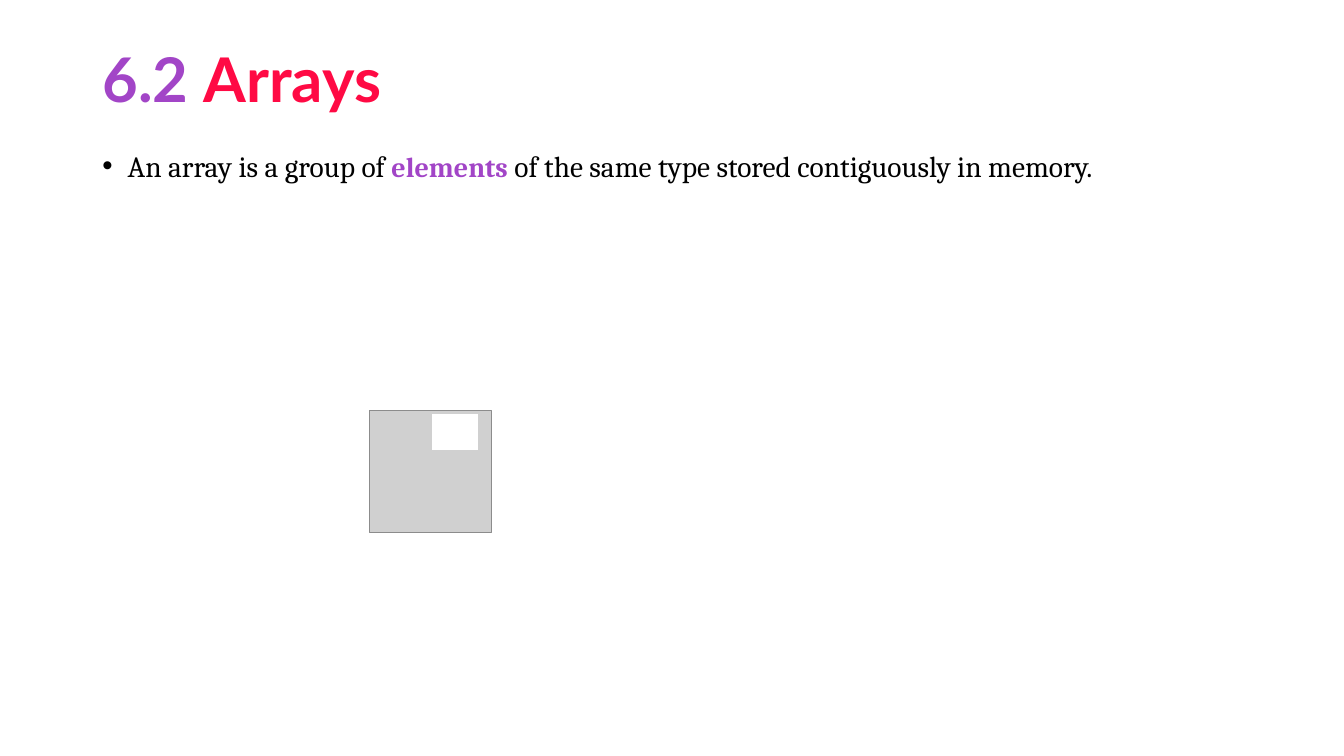
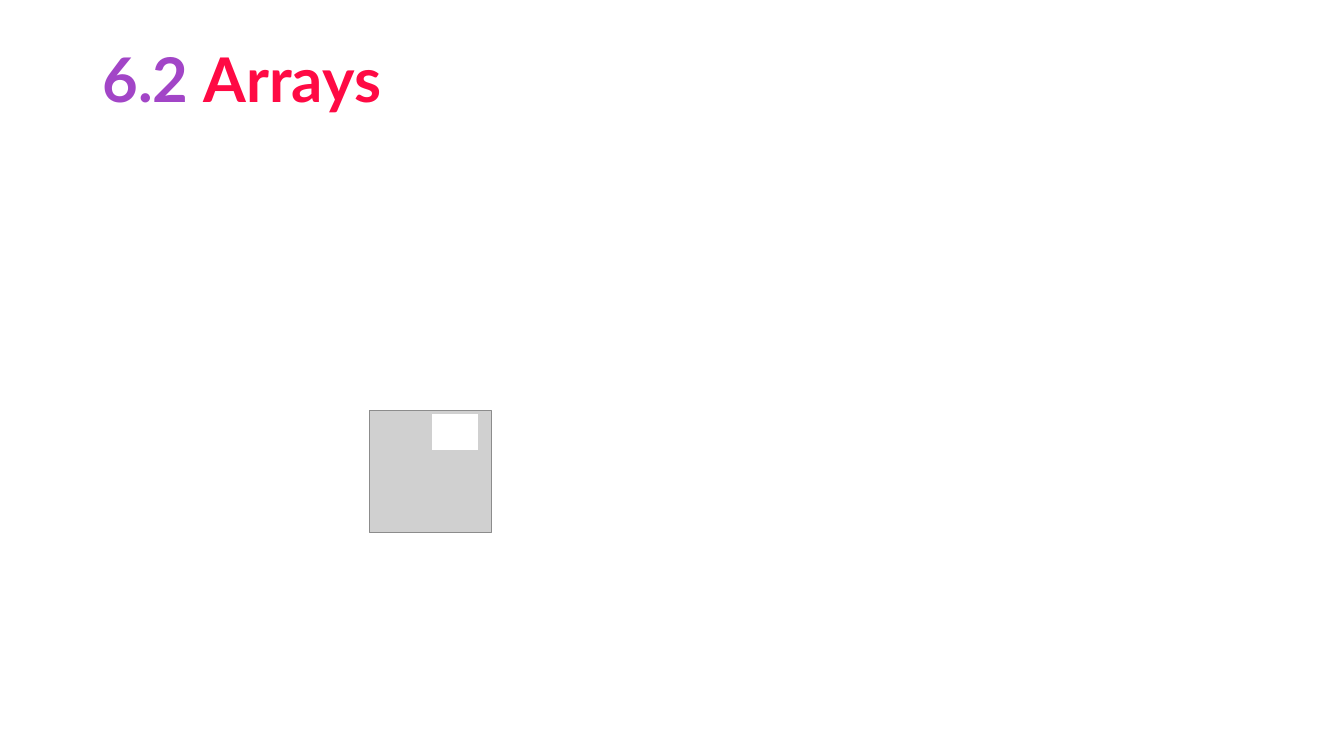
Before and after one commit to asimriaz/FOP, a slide deck: slide 4 of Chapter 6.pptx. Drawn at 1344x756 pixels with LibreOffice and Linux fonts; fonts in the diff are those of the drawing; grey boxes stand for pictures; background and template pictures are left out. Boxes give left, top, right and bottom in pixels: in the first picture for what was removed or moved away, otherwise in the second. Text is boxed around its words. In the diff, an @@ line names an element or a change of style, - is before the commit and + after.

```diff
--- a/Chapter 6.pptx
+++ b/Chapter 6.pptx
@@ text removed at (128, 156, 1092, 184) @@
-• An array is a group of elements of the same type stored contiguously in memory.
```
Also in this commit, not shown: 1 other slide changed, 7 slides added, 24 slides removed.
